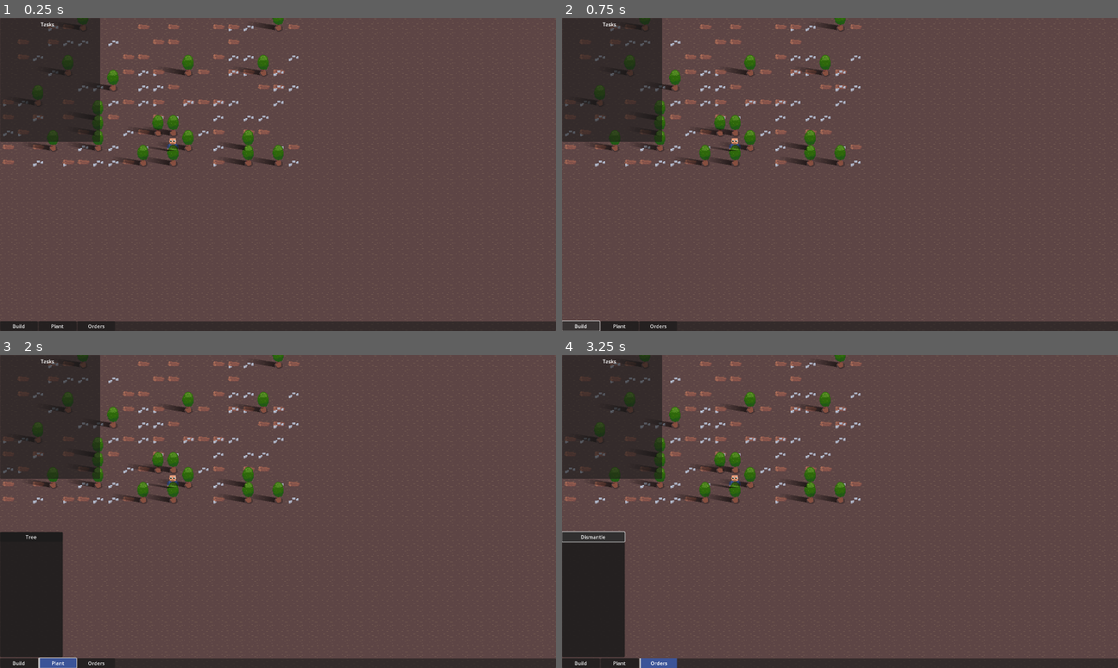
Above: before the commit, frames 1-4 (two rows, left to right).
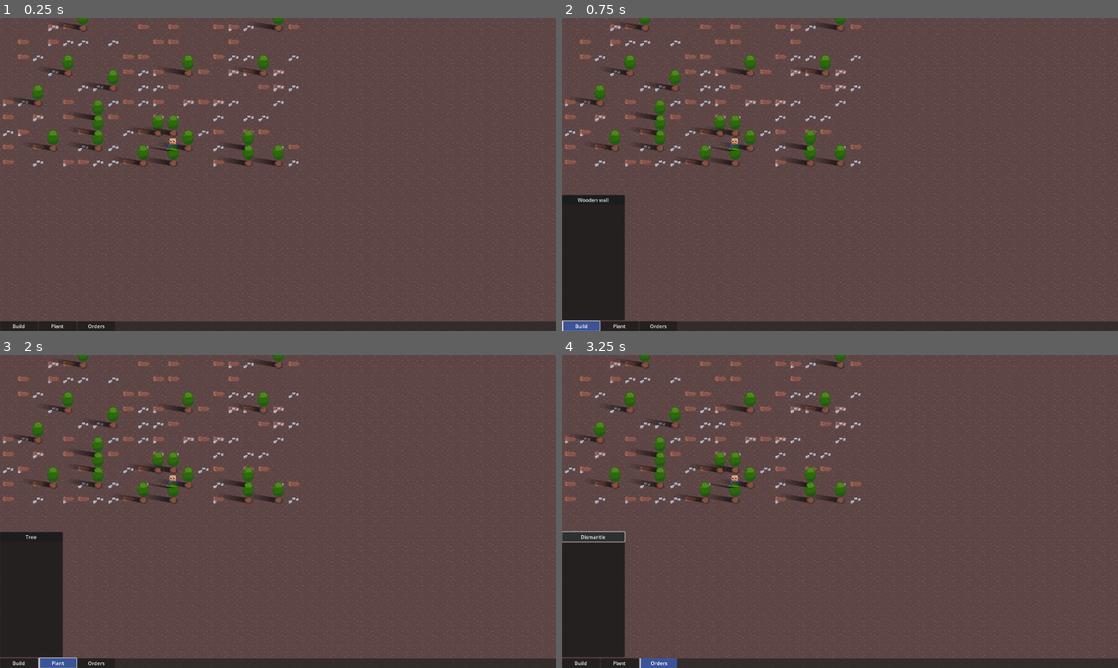
Above: after the commit, the same moments.

Repository: speakk/gnome_village
Game: Godot game, scene res://main.tscn
Two runs of this game, one before a commit and one after it. Both use one fixed random seed, a clock stepped at 60 frames per second and the inputs below.
Inputs:
- Up to frame 1 (0.25 s): no input
- Up to frame 2 (0.75 s): click "Build" at 0.5 s
- Up to frame 3 (2 s): click "Plant" at 1.25 s
- Up to frame 4 (3.25 s): click "Orders" at 2 s; click "Dismantle" at 2.75 s

The runs differ from the first frame. In frame 1, 7.0% of the frame differs, in the area x 0-18%, y 0-40%; in frame 2, 12%, in the area x 0-18%, y 0-100%; in frame 3, 7.0%; in frame 4, 7.0%.

Commit message:
Debug visuals toggle with z

Diff:
--- a/Events.gd
+++ b/Events.gd
@@ -7,6 +7,8 @@
 signal dismantle_issued(item_on_ground: ItemOnGround)
 signal dismantle_finished(item_on_ground: ItemOnGround)
 signal dismantle_cancel_issued(item_on_ground: ItemOnGround)
+
+signal debug_visuals_set(value: bool)
 
 signal task_finished(task: Task)
 
--- a/gui/gui.gd
+++ b/gui/gui.gd
@@ -25,6 +25,10 @@
 	%OrderMenu.hide()
 	%SubMenuContainer.hide()
 
-
 func _on_dismantle_button_pressed() -> void:
 	Events.dismantle_selected.emit()
+
+func _ready() -> void:
+	for child in %MainButtons.get_children():
+		child.button_pressed = false
+	hide_submenu()
--- a/main.gd
+++ b/main.gd
@@ -43,3 +43,10 @@
 			settlers_to_place -= 1
 			if settlers_to_place <= 0:
 				break
+
+var debug_visuals := false
+
+func _process(delta: float) -> void:
+	if Input.is_action_just_pressed("debug_toggle"):
+		debug_visuals = not debug_visuals
+		Events.debug_visuals_set.emit(debug_visuals)
--- a/map/MainMap.gd
+++ b/map/MainMap.gd
@@ -154,7 +154,6 @@
 
 func _handle_dismantle_action(tile_position: Vector2i) -> void:
 	if is_mouse_pressed:
-		print("Handle dismantle action mouse pressed")
 		if Input.is_action_pressed("rectangle_select_modifier"):
 			if not rect_start:
 				rect_start = tile_position
@@ -165,9 +164,7 @@
 			_dismantle_in_position(tile_position)
 	else:
 		if rect_start and rect_end:
-			print("Had rect_start and rect_end", rect_start, rect_end)
 			for tile_coordinate in rect_tile_coords:
-				print("Dismantling in rect_tile_coords", tile_coordinate)
 				_dismantle_in_position(tile_coordinate)
 
 			clear_rectangle_selection()
--- a/project.godot
+++ b/project.godot
@@ -102,6 +102,11 @@
 "events": [Object(InputEventKey,"resource_local_to_scene":false,"resource_name":"","device":-1,"window_id":0,"alt_press …(182 unchanged characters)…
 ]
 }
+debug_toggle={
+"deadzone": 0.5,
+"events": [Object(InputEventKey,"resource_local_to_scene":false,"resource_name":"","device":-1,"window_id":0,"alt_pressed":false,"shift_pressed":false,"ctrl_pressed":false,"meta_pressed":false,"pressed":false,"keycode":0,"physical_keycode":90,"key_label":0,"unicode":122,"echo":false,"script":null)
+]
+}
 
 [rendering]
 
--- a/settler/settler.gd
+++ b/settler/settler.gd
@@ -40,6 +40,7 @@
 
 func _ready() -> void:
 	name = "Settler"
+	Events.debug_visuals_set.connect(func(new_value: bool) -> void: $Line2D.visible = new_value)
 
 func get_direction_to_next_path_point() -> Vector2:
 	var point_position := path[current_path_index] as Vector2
--- a/settler/settler.tscn
+++ b/settler/settler.tscn
@@ -78,6 +78,7 @@
 script = ExtResource("3_h7kst")
 
 [node name="Line2D" type="Line2D" parent="."]
+visible = false
 width = 2.0
 default_color = Color(0.798, 0.95, 0.9272, 0.0196078)
 
--- a/task_handler/TaskHandler.gd
+++ b/task_handler/TaskHandler.gd
@@ -14,6 +14,7 @@
 	$Tasks.child_exiting_tree.connect(_tasks_changed)
 	$Tasks.child_order_changed.connect(func() -> void: if $Tasks: _refresh_debug_tree($Tasks.get_children()))
 	Events.task_finished.connect(func(_task: Task) -> void: _refresh_debug_tree($Tasks.get_children()))
+	Events.debug_visuals_set.connect(func(new_value: bool) -> void: %DebugUI.visible = new_value)
 
 func _tasks_changed(_node: Node) -> void:
 	_refresh_debug_tree($Tasks.get_children())
--- a/task_handler/TaskHandler.tscn
+++ b/task_handler/TaskHandler.tscn
@@ -9,6 +9,8 @@
 layer = 2
 
 [node name="DebugUI" type="Control" parent="CanvasLayer"]
+unique_name_in_owner = true
+visible = false
 z_index = 4
 layout_mode = 3
 anchors_preset = 15
